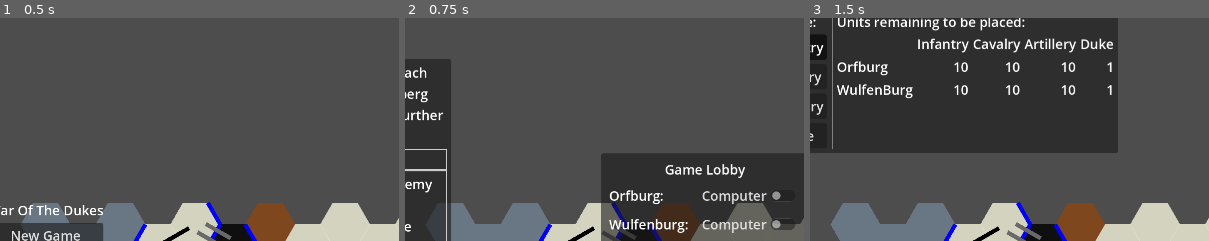
Above: before the commit, frames 1-3 (left to right).
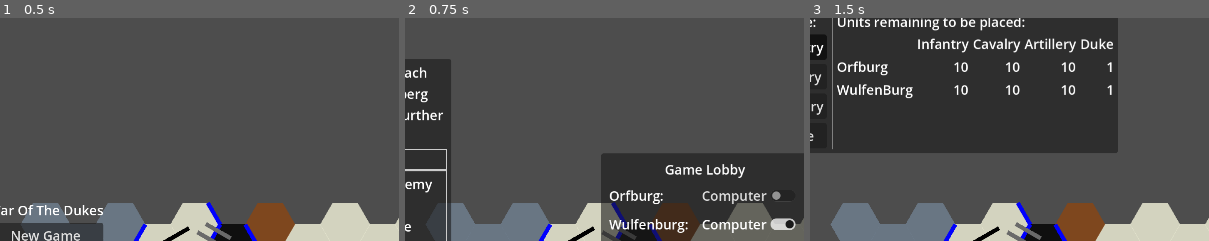
Above: after the commit, the same moments.

Repository: Jayjader/WarOfTheDukes
Game: Godot game, scene res://main_game_scene.tscn
Two runs of this game, one before a commit and one after it. Both use one fixed random seed, a clock stepped at 60 frames per second and the inputs below.
Inputs:
- Up to frame 1 (0.5 s): no input
- Up to frame 2 (0.75 s): click "New Game" at 0.5 s
- Up to frame 3 (1.5 s): click "Confirm" at 1.25 s
The pictures show only the part of the screen within x 44-94%, y 4-53%; the shares and areas given below are measured in that part.

Frame 1 is identical in both runs. In frame 2, 0.5% of the frame differs, in the area x 74-98%, y 89-97%; in frame 3, nothing differs.

Commit message:
adjust game session scene to computer player paradigm
for #8

Diff:
--- a/game_session/game_session_root.tscn
+++ b/game_session/game_session_root.tscn
@@ -7,12 +7,12 @@
 [sub_resource type="Resource" id="Resource_fk7j2"]
 script = ExtResource("2_6j07u")
 faction = 0
-is_ai = false
+is_computer = false
 
 [sub_resource type="Resource" id="Resource_3makx"]
 script = ExtResource("2_6j07u")
 faction = 1
-is_ai = false
+is_computer = true
 
 [node name="GameSessionRoot" type="Control"]
 layout_mode = 3
--- a/lobby/lobby_root.tscn
+++ b/lobby/lobby_root.tscn
@@ -226,6 +226,7 @@
 unique_name_in_owner = true
 layout_mode = 2
 size_flags_horizontal = 4
+button_pressed = true
 action_mode = 0
 text = "Computer"
 
